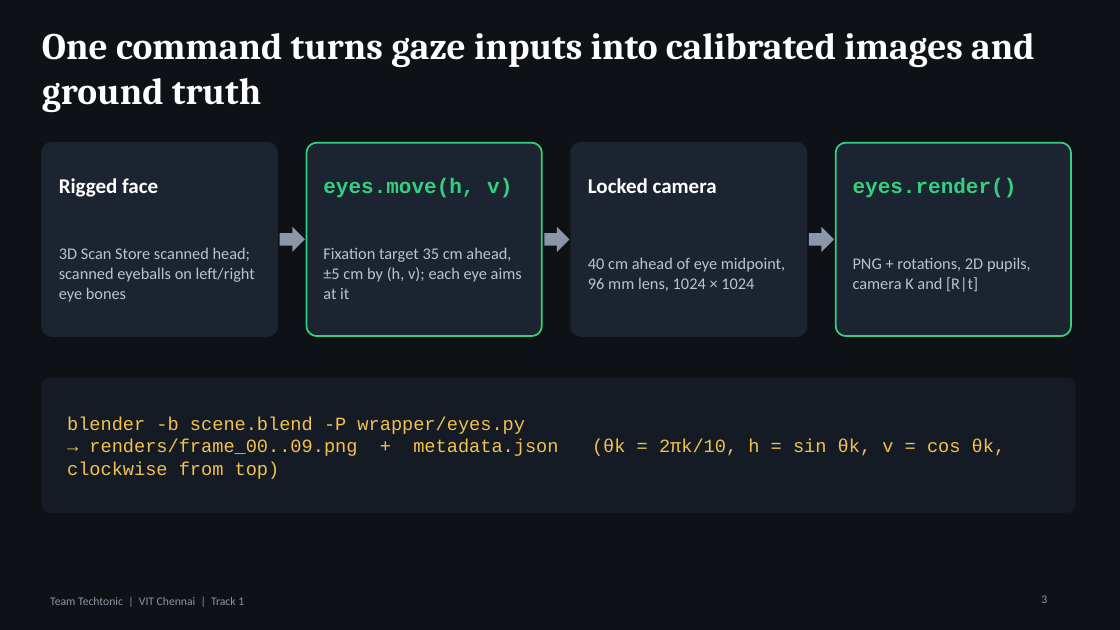
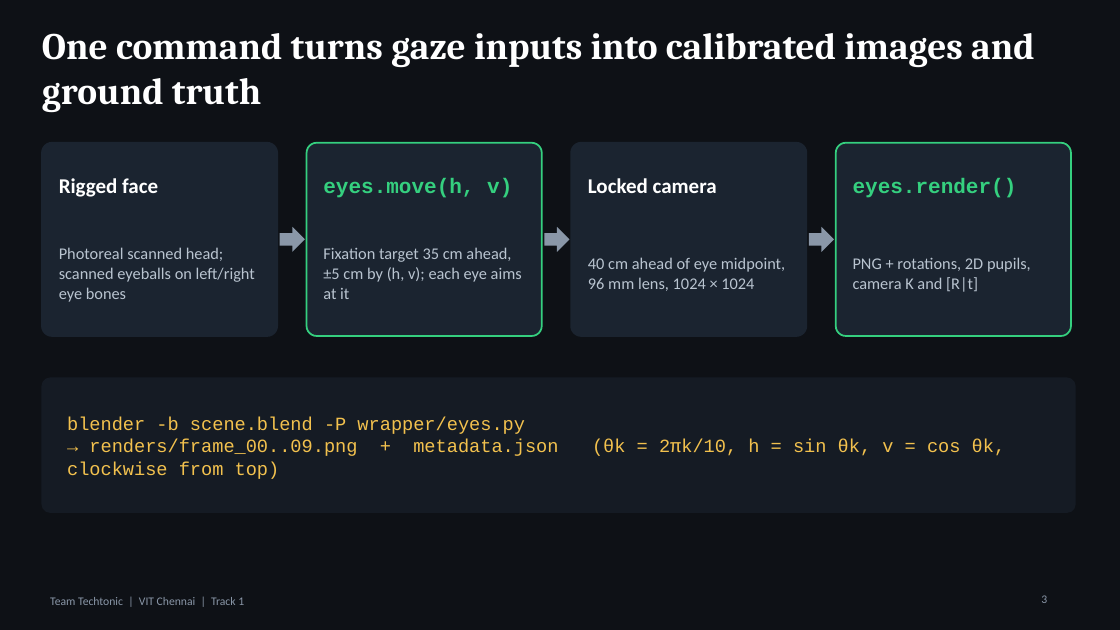
Before and after one commit to KArT4206/VIT_Chennai_Techtonic, a slide deck: slide 3 of submission/VIT_Chennai_Techtonic_detailed_deck.pptx. Drawn at 1120x630 pixels with LibreOffice and Linux fonts; fonts in the diff are those of the drawing. Boxes give left, top, right and bottom in pixels: in the first picture for what was removed or moved away, otherwise in the second. Text is boxed around its words. In the diff, an @@ line names an element or a change of style, - is before the commit and + after.

Commit message:
Detailed deck: remove head vendor credit

```diff
--- a/submission/VIT_Chennai_Techtonic_detailed_deck.pptx
+++ b/submission/VIT_Chennai_Techtonic_detailed_deck.pptx
@@ text at bbox=[59, 247, 255, 302]: text changed @@
-3D Scan Store scanned head; scanned eyeballs on left/right eye bones
+Photoreal scanned head; scanned eyeballs on left/right eye bones
```
Also in this commit, not shown: 1 other slide changed.
